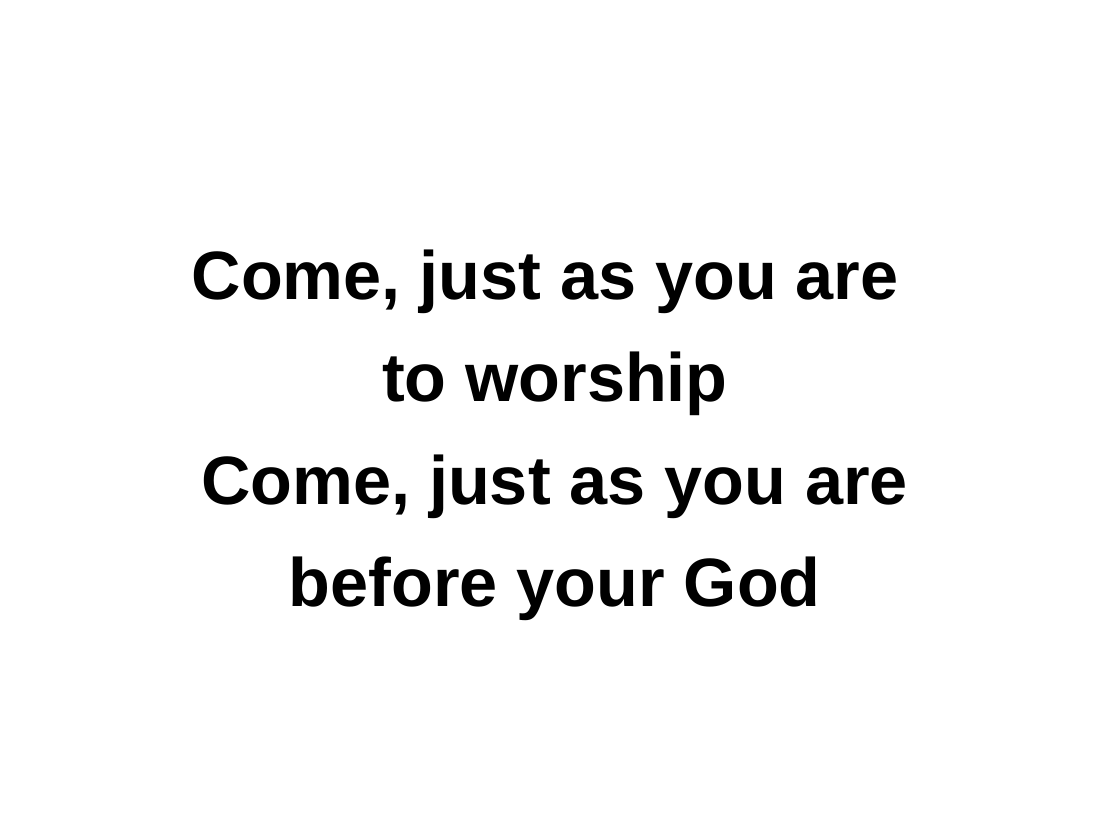
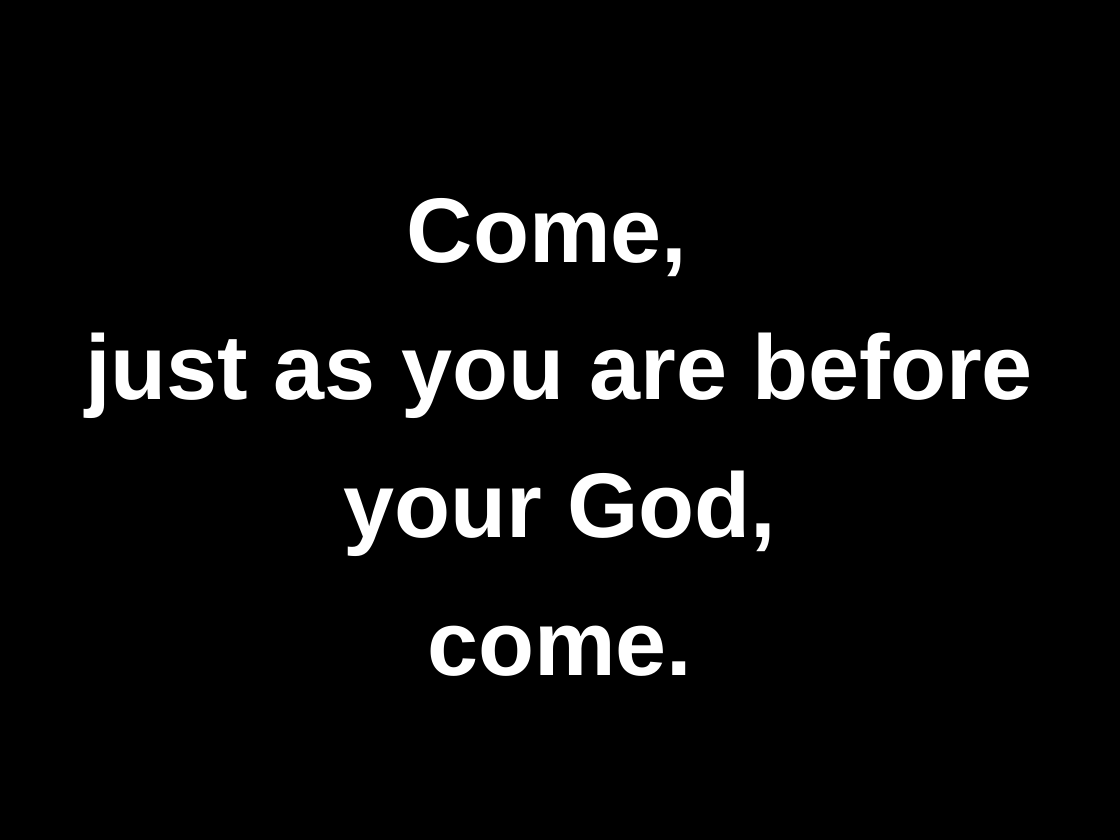
Before and after one commit to memery1446/HBCChoir, a slide deck: slide 13 of pptx-files/1.Come.Now.Is.the.Time.to.Worship.pptx. Drawn at 1120x840 pixels with LibreOffice and Linux fonts; fonts in the diff are those of the drawing. Boxes give left, top, right and bottom in pixels: in the first picture for what was removed or moved away, otherwise in the second. Text is boxed around its words. In the diff, an @@ line names an element or a change of style, - is before the commit and + after.

```diff
--- a/pptx-files/1.Come.Now.Is.the.Time.to.Worship.pptx
+++ b/pptx-files/1.Come.Now.Is.the.Time.to.Worship.pptx
@@ background #FFFFFF to #000000 @@
@@ title at box(85, 198, 1033, 676): text changed; size 44 to 59 pt; text colour #000000 to #FFFFFF @@
-Come, just as you are
-to worship
-Come, just as you are
-before your God
+Come,
+just as you are before your God,
+come.
```
Also in this commit, not shown: 13 other slides changed, 8 slides added, 4 other files.
